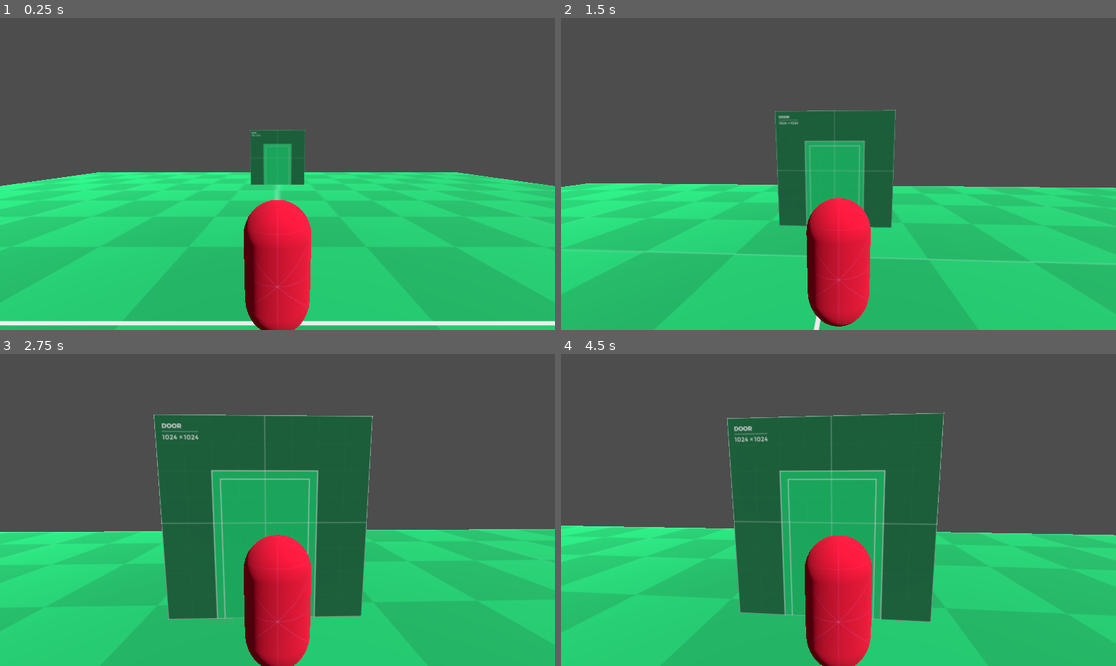
Above: before the commit, frames 1-4 (two rows, left to right).
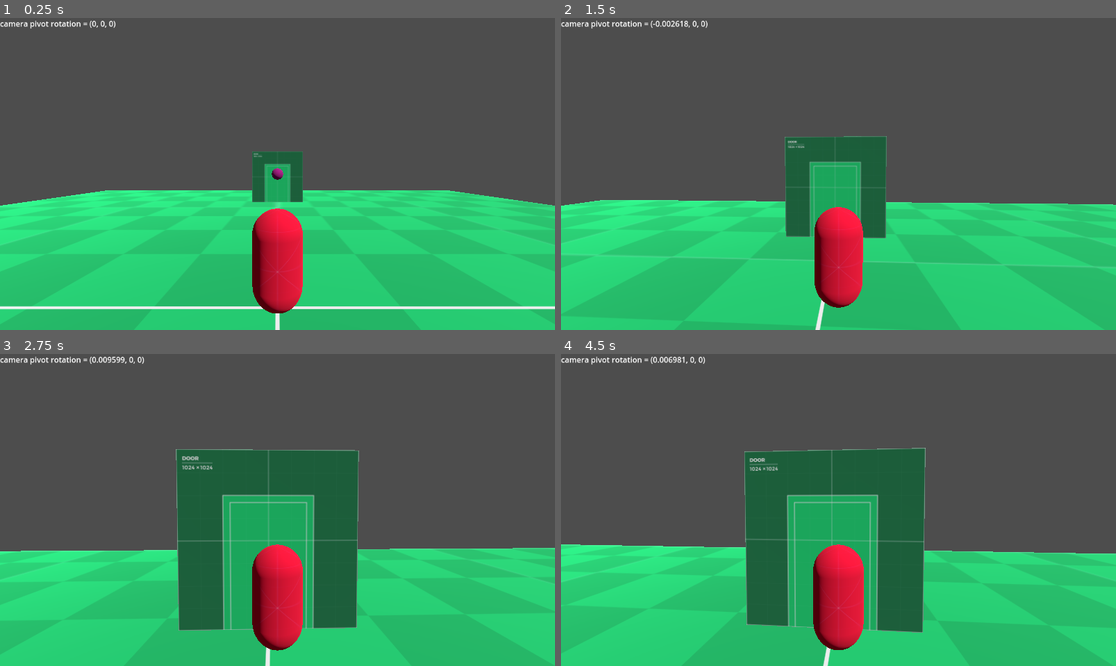
Above: after the commit, the same moments.

Repository: shinyPIKACHUx/GamJamJan2024
Game: Godot game, scene res://Levels/Test_Level.tscn
Two runs of this game, one before a commit and one after it. Both use one fixed random seed, a clock stepped at 60 frames per second and the inputs below.
Inputs (mouse positions are in pixels of both pictures, inside the frame that each line leads up to):
- Up to frame 1 (0.25 s): no input
- Up to frame 2 (1.5 s): tap Enter (ui_accept) at 0.5 s; move the mouse to (866, 174) at 0.52 s; hold Shift (sprint) 0.53-1.28 s; hold W (move_forward) from 0.53 s (still down); tap Space (jump) at 0.77 s; move the mouse to (810, 174) at 1.27 s; tap Shift (sprint) at 1.35 s
- Up to frame 3 (2.75 s): keep holding W (move_forward); tap Space (jump) at 1.52 s; move the mouse to (288, 503) at 2.02 s; hold Shift (sprint) from 2.03 s (still down)
- Up to frame 4 (4.5 s): keep holding W (move_forward); tap Enter (ui_accept) at 2.75, 3.5, 4.25 s; move the mouse to (832, 516) at 2.77 s; release Shift (sprint) at 2.78 s; tap Shift (sprint) at 2.85, 4.35 s; tap Space (jump) at 3.02, 3.77 s; move the mouse to (877, 513) at 3.52 s; hold Shift (sprint) 3.53-4.28 s; move the mouse to (794, 506) at 4.27 s

The runs differ from the first frame. In frame 1, 16% of the frame differs, in the area x 0-100%, y 0-100%; in frame 2, 15%; in frame 3, 19%; in frame 4, 19%.

Commit message:
camera framing adjustments
fixed the camera framing of the player more towards RoR2

Diff:
--- a/MechDonald/Player/Camera.gd
+++ b/MechDonald/Player/Camera.gd
@@ -1,8 +1,9 @@
 extends Camera3D
 
-
-@onready var cameraVisionTargetNode : Node3D = $"../CameraVisonTarget"
+@onready var cameraPivotNode : Node3D = $"../CameraPivot"
+@onready var cameraVisionTargetNode : Node3D = $"../CameraPivot/CameraVisonTarget"
 @onready var cameraMoveTargetNode : Node3D = $"../CameraPivot/SpringArm3D/CameraMoveTarget"
+@onready var label : Label = $Label
 
 var cameraMoveTarget : Vector3
 
@@ -23,7 +24,7 @@
 	gp_current = cameraMoveTargetNode.global_position
 
 # Called every frame. 'delta' is the elapsed time since the previous frame.
-func _process(_delta):
+func _process(delta):
 	if update:
 		update_position()
 		update = false
@@ -32,6 +33,7 @@
 	global_position = gp_previous.lerp(gp_current, f)
 
 	look_at(cameraVisionTargetNode.global_position)
+	label.set_text("camera pivot rotation = %s" % cameraPivotNode.rotation)
 
 func _physics_process(_delta):
 	update = true
--- a/MechDonald/Player/Player.gd
+++ b/MechDonald/Player/Player.gd
@@ -39,6 +39,7 @@
 #var movement = Vector3()
 
 @onready var cameraPivot = $CameraPivot
+@onready var visionTarget = $CameraVisonTarget
 #@onready var camera = $Camera3D
 #@onready var ground_check = $GroundCheck
 
@@ -55,6 +56,8 @@
 		rotate_y(deg_to_rad(-event.relative.x * mouse_sensitivity))
 		cameraPivot.rotate_x(deg_to_rad(-event.relative.y * mouse_sensitivity))
 		cameraPivot.rotation.x = clamp(cameraPivot.rotation.x, deg_to_rad(MIN_CAMERA_ANGLE), deg_to_rad(MAX_CAMERA_ANGLE))
+		#visionTarget.rotate_x(deg_to_rad(-event.relative.y * mouse_sensitivity))
+		#visionTarget.rotation.x = clamp(visionTarget.rotation.x, deg_to_rad(MIN_CAMERA_ANGLE), deg_to_rad(MAX_CAMERA_ANGLE))
 
 func _physics_process(delta):
 	# Add the gravity.
--- a/MechDonald/Player/Player.tscn
+++ b/MechDonald/Player/Player.tscn
@@ -13,8 +13,10 @@
 
 [sub_resource type="SphereShape3D" id="SphereShape3D_tymqh"]
 
-[sub_resource type="CylinderShape3D" id="CylinderShape3D_gce5h"]
-radius = 1.0
+[sub_resource type="SphereMesh" id="SphereMesh_biso7"]
+
+[sub_resource type="StandardMaterial3D" id="StandardMaterial3D_3aba2"]
+albedo_color = Color(0.678431, 0.0980392, 0.533333, 1)
 
 [node name="CharacterBody3D" type="CharacterBody3D" groups=["Player"]]
 script = ExtResource("1_41el3")
@@ -39,23 +41,32 @@
 shape = SubResource("CapsuleShape3D_nx6vm")
 
 [node name="Camera3D" type="Camera3D" parent="."]
-transform = Transform3D(1, 0, 0, 0, 1, 0, 0, 0, 1, 0, 2, 3)
+transform = Transform3D(1, 0, 0, 0, 0.996195, 0.0871557, 0, -0.0871557, 0.996195, 0, 2.84862, 3.98478)
 script = ExtResource("2_5ulex")
 
-[node name="CameraVisonTarget" type="Node3D" parent="."]
-transform = Transform3D(1, 0, 0, 0, 1, 0, 0, 0, 1, 0, 2, -3)
+[node name="Label" type="Label" parent="Camera3D"]
+offset_right = 40.0
+offset_bottom = 23.0
 
 [node name="CameraPivot" type="Node3D" parent="."]
-transform = Transform3D(1, 0, 0, 0, 1, 0, 0, 0, 1, 0, 2, 0)
+transform = Transform3D(1, 0, 0, 0, 1, 0, 0, 0, 1, 0, 2.5, 0)
 
 [node name="SpringArm3D" type="SpringArm3D" parent="CameraPivot"]
-transform = Transform3D(1, 0, 0, 0, 0.965926, 0.258819, 0, -0.258819, 0.965926, 0, 0, 0)
+transform = Transform3D(1, 0, 0, 0, 0.996195, 0.0871557, 0, -0.0871557, 0.996195, 0, 0, 0)
 shape = SubResource("SphereShape3D_tymqh")
-spring_length = 3.0
+spring_length = 4.0
 margin = 0.5
 
 [node name="CameraMoveTarget" type="Node3D" parent="CameraPivot/SpringArm3D"]
-transform = Transform3D(1, 0, 0, 0, 1, 0, 0, 0, 1, 0, 0, 3)
+transform = Transform3D(1, 0, 0, 0, 1, 0, 0, 0, 1, 0, 0, 4)
+
+[node name="CameraVisonTarget" type="Node3D" parent="CameraPivot"]
+transform = Transform3D(1, 0, 0, 0, 1, 0, 0, 0, 1, 0, 0, -5)
+
+[node name="MeshInstance3D" type="MeshInstance3D" parent="CameraPivot/CameraVisonTarget"]
+transform = Transform3D(0.5, 0, 0, 0, 0.5, 0, 0, 0, 0.5, 0, 0, 0)
+mesh = SubResource("SphereMesh_biso7")
+surface_material_override/0 = SubResource("StandardMaterial3D_3aba2")
 
 [node name="RayCast3D" type="RayCast3D" parent="."]
 transform = Transform3D(1, 0, 0, 0, 1, 0, 0, 0, 1, 0.4, 1.25453, -1.1)
@@ -64,7 +75,3 @@
 [node name="RayCast3D2" type="RayCast3D" parent="."]
 transform = Transform3D(1, 0, 0, 0, 1, 0, 0, 0, 1, -0.4, 1.25453, -1.1)
 target_position = Vector3(0, 0, -1)
-
-[node name="CollisionShape3D2" type="CollisionShape3D" parent="."]
-transform = Transform3D(1, 0, 0, 0, 1, 0, 0, 0, 1, 0, 1, 0)
-shape = SubResource("CylinderShape3D_gce5h")
Not shown: 1 places in MechDonald/Player/Player.tscn that only renumber resources
